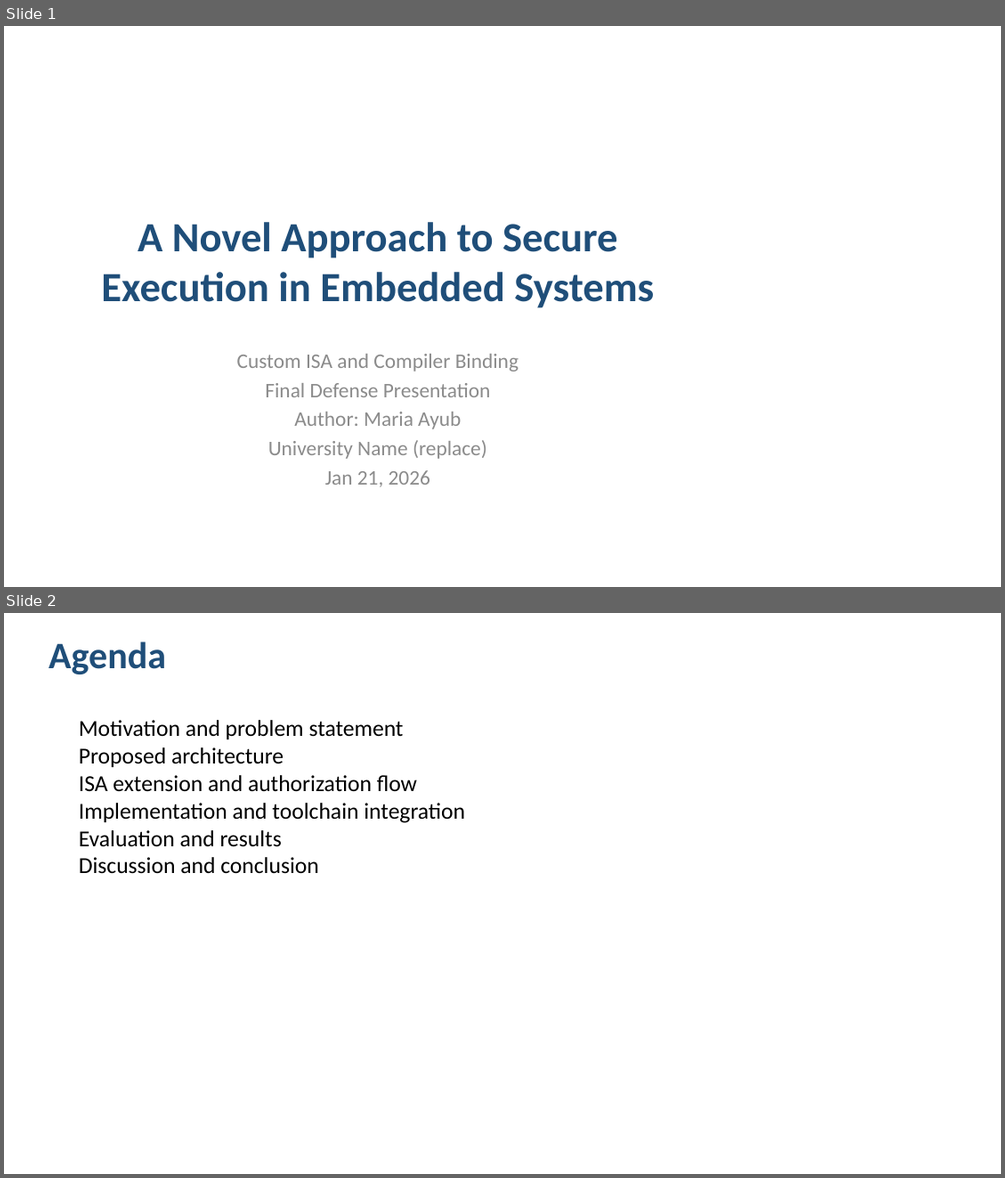
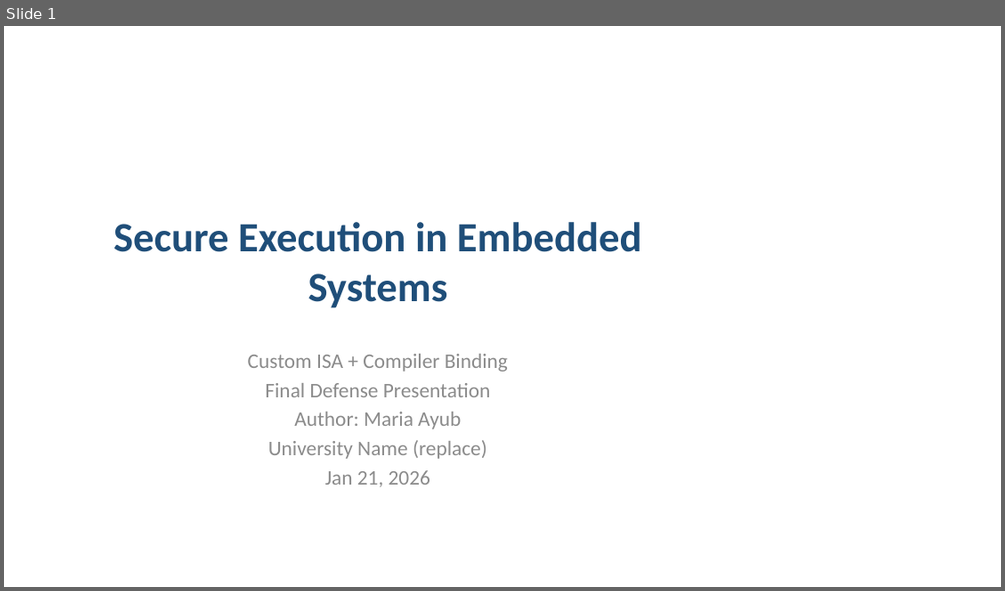
Before and after one commit to Maria618-hash/Ardiono-Alpha, a slide deck: Final_Defense_Presentation.pptx. Shown one above the other, each under a label of ours: slides 1 and 2 before the commit, slide 1 after it. The pictures are 1005x1178 and 1005x591 pixels, drawn with LibreOffice and Linux fonts; fonts in the diff are those of the drawing. Boxes give left, top, right and bottom in pixels: in the first picture for what was removed or moved away, otherwise in the second. Text is boxed around its words. In the diff, an @@ line names an element or a change of style, - is before the commit and + after.

```diff
--- a/Final_Defense_Presentation.pptx
+++ b/Final_Defense_Presentation.pptx
@@ slide 2 removed at (x1=4, y1=613, x2=1001, y2=1174), background #FFFFFF @@
@@ text removed at (x1=48, y1=641, x2=166, y2=674) @@
-Agenda
@@ text removed at (x1=79, y1=720, x2=465, y2=874) @@
-Motivation and problem statement
-Proposed architecture
-ISA extension and authorization flow
-Implementation and toolchain integration
-Evaluation and results
-Discussion and conclusion
@@ slide 1 changed as well @@
@@ title at (x1=113, y1=222, x2=642, y2=308): text changed @@
-A Novel Approach to Secure Execution in Embedded Systems
+Secure Execution in Embedded Systems
@@ subtitle at (x1=248, y1=354, x2=508, y2=371): text changed @@
-Custom ISA and Compiler Binding
+Custom ISA + Compiler Binding
```
Also in this commit, not shown: 8 other slides changed, 3 slides added, 7 other slides removed.
